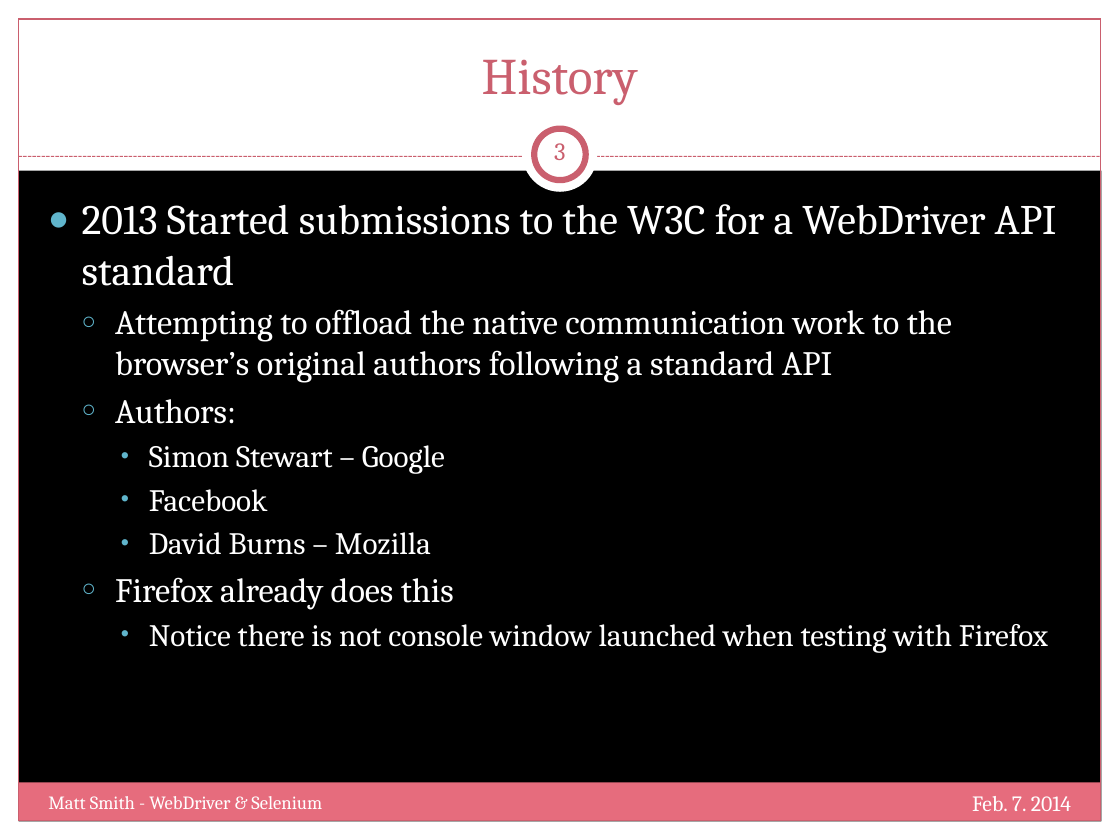
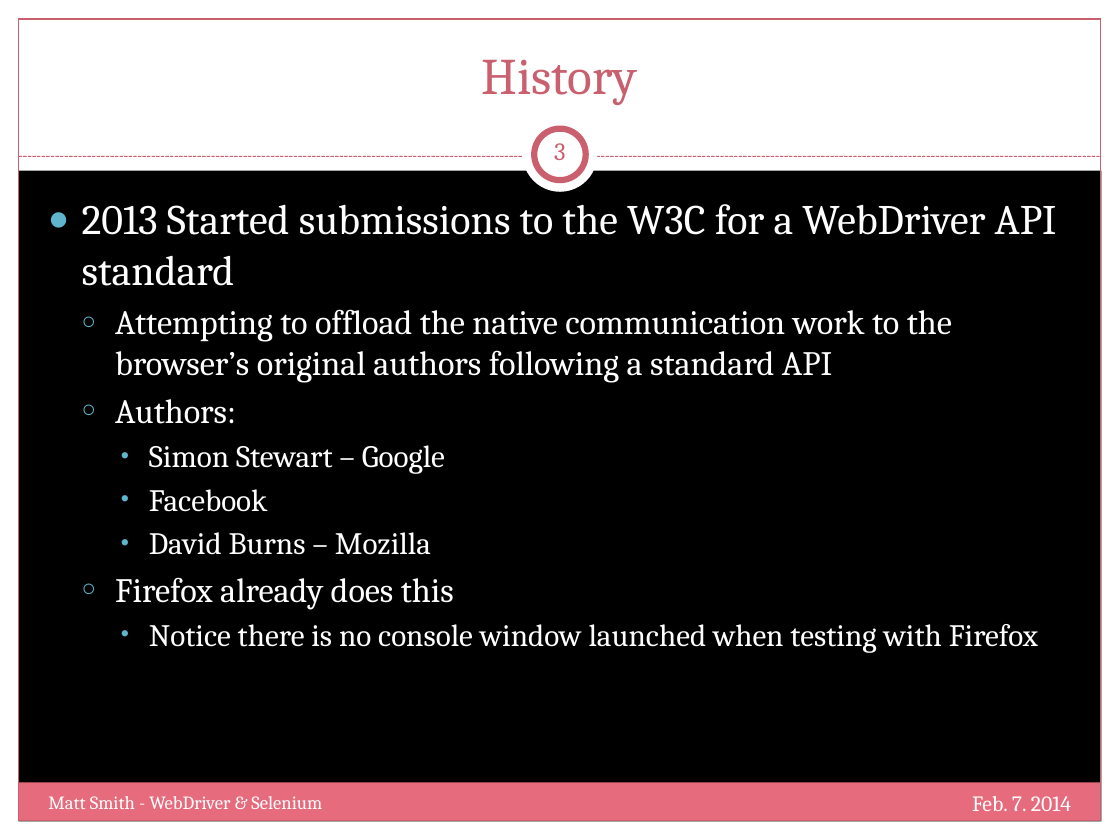
Before and after one commit to mtscout6/my-presentations, a slide deck: slide 3 of WebDriver/Slides.pptx. Drawn at 1120x840 pixels with LibreOffice and Linux fonts; fonts in the diff are those of the drawing; background and template pictures are left out. Boxes give left, top, right and bottom in pixels: in the first picture for what was removed or moved away, otherwise in the second. Text is boxed around its words. In the diff, an @@ line names an element or a change of style, - is before the commit and + after.

```diff
--- a/WebDriver/Slides.pptx
+++ b/WebDriver/Slides.pptx
@@ text at <box>149,624,1038,653</box>: text changed @@
-    • Notice there is not console window launched when testing with Firefox
+    • Notice there is no console window launched when testing with Firefox
```
Also in this commit, not shown: 5 other slides changed, 9 slides added, 3 other files.
